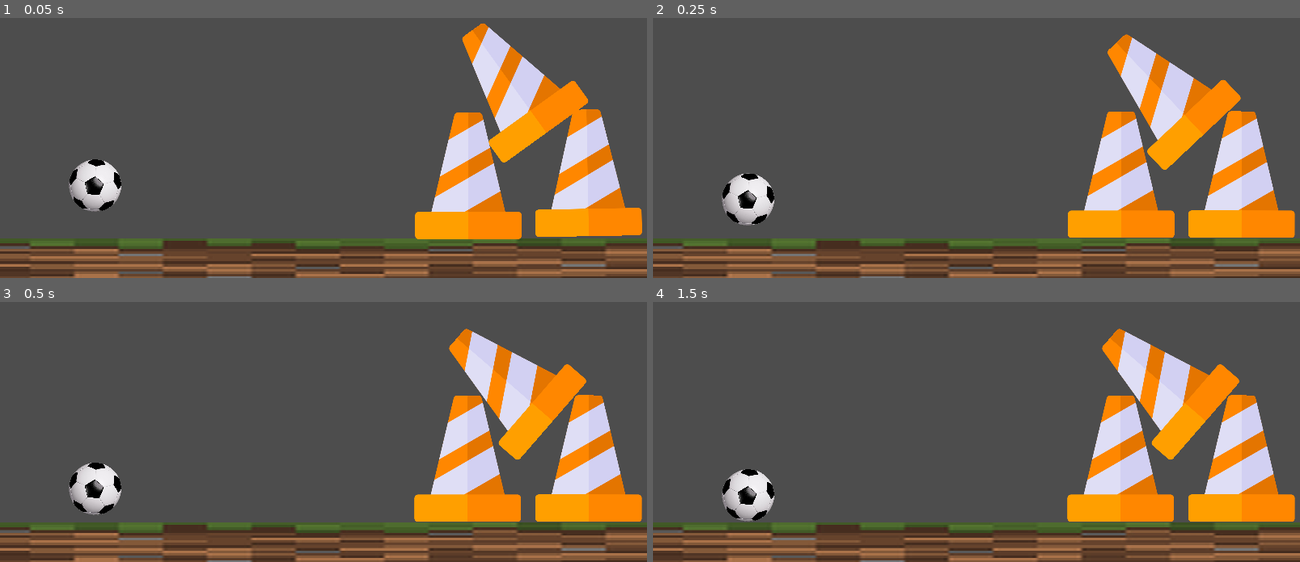
Above: before the commit, frames 1-4 (two rows, left to right).
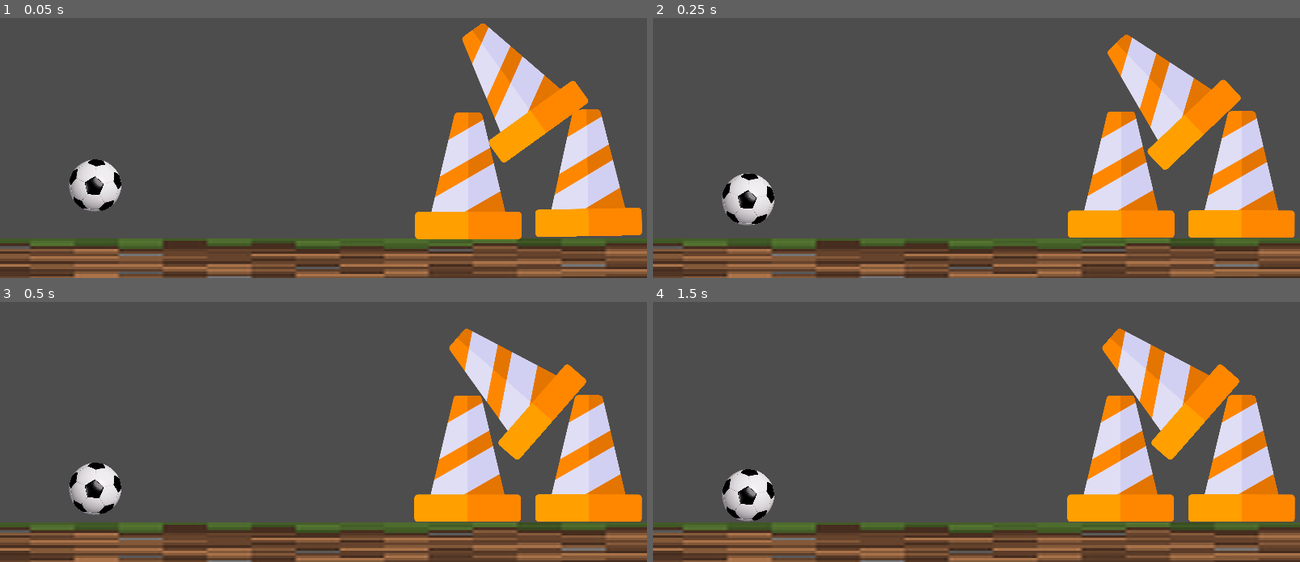
Above: after the commit, the same moments.

Repository: pacjo/ProjektFizyka
Game: Godot game, scene res://main.tscn
The game is run twice, just before and just after one commit, with the same random seed, the same clock (stepped at 60 frames per second) and the same inputs.
Inputs (mouse positions are in pixels of both pictures, inside the frame that each line leads up to):
- Up to frame 1 (0.05 s): no input
- Up to frame 2 (0.25 s): no input
- Up to frame 3 (0.5 s): no input
- Up to frame 4 (1.5 s): move the mouse to (1118, 361) at 0.52 s; click (1118, 361) at 0.67 s; tap Enter at 1.25 s; drag from (847, 398) to (944, 452) at 1.27 s

The runs differ from the first frame. In frame 2, 0.1% of the frame differs, in the area x 70-100%, y 6-84%; in frame 3, 0.2%, in the area x 64-97%, y 10-85%; in frame 4, 0.2%.

Commit message:
fix phisics, collisions

Diff:
--- a/cone.tscn
+++ b/cone.tscn
@@ -1,8 +1,14 @@
-[gd_scene load_steps=2 format=3 uid="uid://b1q8f6on4rks7"]
+[gd_scene load_steps=3 format=3 uid="uid://b1q8f6on4rks7"]
 
 [ext_resource type="Texture2D" uid="uid://b1yyoynif25l2" path="res://cone.png" id="1_v5ljk"]
 
+[sub_resource type="PhysicsMaterial" id="PhysicsMaterial_w605u"]
+bounce = 0.1
+
 [node name="cone" type="RigidBody2D"]
+scale = Vector2(0.5, 0.5)
+physics_material_override = SubResource("PhysicsMaterial_w605u")
+metadata/_edit_group_ = true
 
 [node name="Node2D" type="Node2D" parent="."]
 
--- a/small_pig.tscn
+++ b/small_pig.tscn
@@ -6,7 +6,8 @@
 radius = 61.0
 height = 122.0
 
-[node name="RigidBody2D" type="RigidBody2D"]
+[node name="small_pig" type="RigidBody2D"]
+metadata/_edit_group_ = true
 
 [node name="Sprite2D" type="Sprite2D" parent="."]
 position = Vector2(-1, -0.999999)
Not shown, changed: small_pig.png.import
